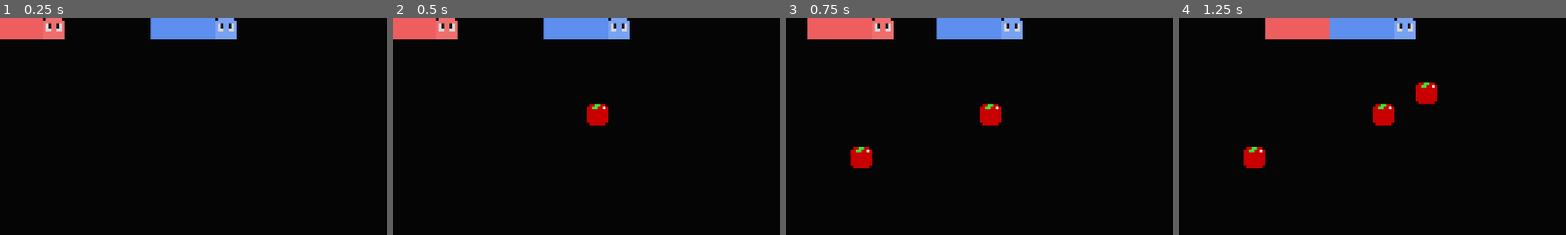
Above: before the commit, frames 1-4 (left to right).
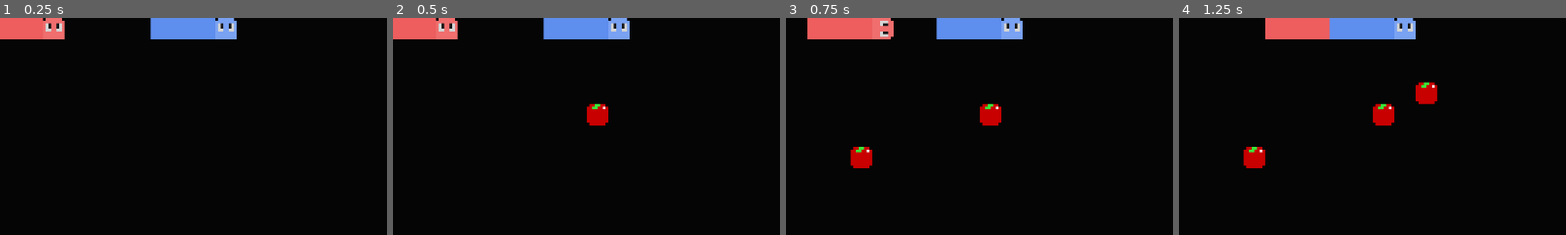
Above: after the commit, the same moments.

Repository: arrowira/MiniJam196Snake
Game: Godot game, scene res://scenes/main.tscn
Two runs of this game, one before a commit and one after it. Both use one fixed random seed, a clock stepped at 60 frames per second and the inputs below.
Inputs:
- Up to frame 1 (0.25 s): no input
- Up to frame 2 (0.5 s): no input
- Up to frame 3 (0.75 s): hold Right (p1right) from 0.53 s (still down); tap S (p2down) at 0.6 s
- Up to frame 4 (1.25 s): keep holding Right (p1right); tap A (p2left) at 0.8 s
The pictures show only the part of the screen within x 0-50%, y 0-50%; the shares and areas given below are measured in that part.

Frames 1-2 are identical in both runs. In frame 3, 0.2% of the frame differs, in the area x 22-28%, y 0-10%; in frame 4, nothing differs.

Commit message:
head turning code

Diff:
--- a/minijam-196-proj/project.godot
+++ b/minijam-196-proj/project.godot
@@ -57,6 +57,30 @@
 "events": [Object(InputEventKey,"resource_local_to_scene":false,"resource_name":"","device":-1,"window_id":0,"alt_press …(192 unchanged characters)…
 ]
 }
+genUp={
+"deadzone": 0.2,
+"events": [Object(InputEventKey,"resource_local_to_scene":false,"resource_name":"","device":-1,"window_id":0,"alt_pressed":false,"shift_pressed":false,"ctrl_pressed":false,"meta_pressed":false,"pressed":false,"keycode":0,"physical_keycode":4194320,"key_label":0,"unicode":0,"location":0,"echo":false,"script":null)
+, Object(InputEventKey,"resource_local_to_scene":false,"resource_name":"","device":-1,"window_id":0,"alt_pressed":false,"shift_pressed":false,"ctrl_pressed":false,"meta_pressed":false,"pressed":false,"keycode":0,"physical_keycode":87,"key_label":0,"unicode":119,"location":0,"echo":false,"script":null)
+]
+}
+genDown={
+"deadzone": 0.2,
+"events": [Object(InputEventKey,"resource_local_to_scene":false,"resource_name":"","device":-1,"window_id":0,"alt_pressed":false,"shift_pressed":false,"ctrl_pressed":false,"meta_pressed":false,"pressed":false,"keycode":0,"physical_keycode":4194322,"key_label":0,"unicode":0,"location":0,"echo":false,"script":null)
+, Object(InputEventKey,"resource_local_to_scene":false,"resource_name":"","device":-1,"window_id":0,"alt_pressed":false,"shift_pressed":false,"ctrl_pressed":false,"meta_pressed":false,"pressed":false,"keycode":0,"physical_keycode":83,"key_label":0,"unicode":115,"location":0,"echo":false,"script":null)
+]
+}
+genLeft={
+"deadzone": 0.2,
+"events": [Object(InputEventKey,"resource_local_to_scene":false,"resource_name":"","device":-1,"window_id":0,"alt_pressed":false,"shift_pressed":false,"ctrl_pressed":false,"meta_pressed":false,"pressed":false,"keycode":0,"physical_keycode":4194319,"key_label":0,"unicode":0,"location":0,"echo":false,"script":null)
+, Object(InputEventKey,"resource_local_to_scene":false,"resource_name":"","device":-1,"window_id":0,"alt_pressed":false,"shift_pressed":false,"ctrl_pressed":false,"meta_pressed":false,"pressed":false,"keycode":0,"physical_keycode":65,"key_label":0,"unicode":97,"location":0,"echo":false,"script":null)
+]
+}
+genRight={
+"deadzone": 0.2,
+"events": [Object(InputEventKey,"resource_local_to_scene":false,"resource_name":"","device":-1,"window_id":0,"alt_pressed":false,"shift_pressed":false,"ctrl_pressed":false,"meta_pressed":false,"pressed":false,"keycode":0,"physical_keycode":4194321,"key_label":0,"unicode":0,"location":0,"echo":false,"script":null)
+, Object(InputEventKey,"resource_local_to_scene":false,"resource_name":"","device":-1,"window_id":0,"alt_pressed":false,"shift_pressed":false,"ctrl_pressed":false,"meta_pressed":false,"pressed":false,"keycode":0,"physical_keycode":68,"key_label":0,"unicode":100,"location":0,"echo":false,"script":null)
+]
+}
 
 [rendering]
 
--- a/minijam-196-proj/scenes/main.tscn
+++ b/minijam-196-proj/scenes/main.tscn
@@ -18,5 +18,5 @@
 
 [node name="AudioStreamPlayer" type="AudioStreamPlayer" parent="."]
 stream = ExtResource("4_jyhfs")
-volume_db = -7.535
+volume_db = -19.939
 autoplay = true
--- a/minijam-196-proj/scripts/player1Movement.gd
+++ b/minijam-196-proj/scripts/player1Movement.gd
@@ -16,19 +16,29 @@
 	#inputs
 	if Input.is_action_just_pressed("p1down") and direction!=Vector2(0,-1):
 		direction = Vector2(0,1)
+
+		print($headTexture.rotation)
 		if running:
+			$headTexture.rotation=deg_to_rad(180)
 			turnStarted = true
 	if Input.is_action_just_pressed("p1up") and direction!=Vector2(0,1):
 		direction = Vector2(0,-1)
+
+
 		if running:
+			$headTexture.rotation=0
 			turnStarted = true
 	if Input.is_action_just_pressed("p1right") and direction!=Vector2(-1,0):
 		direction = Vector2(1,0)
+
 		if running:
+			$headTexture.rotation=deg_to_rad(90)
 			turnStarted = true
 	if Input.is_action_just_pressed("p1left") and direction!=Vector2(1,0):
+
 		direction = Vector2(-1,0)
 		if running:
+			$headTexture.rotation=deg_to_rad(270)
 			turnStarted = true
 
 
--- a/minijam-196-proj/scripts/player2Movement.gd
+++ b/minijam-196-proj/scripts/player2Movement.gd
@@ -16,19 +16,27 @@
 	#inputs
 	if Input.is_action_just_pressed("p2down") and direction!=Vector2(0,-1):
 		direction = Vector2(0,1)
+
 		if running:
+			$headTexture.rotation=deg_to_rad(180)
 			turnStarted = true
 	if Input.is_action_just_pressed("p2up") and direction!=Vector2(0,1):
+
 		direction = Vector2(0,-1)
 		if running:
+			$headTexture.rotation=deg_to_rad(0)
 			turnStarted = true
 	if Input.is_action_just_pressed("p2right") and direction!=Vector2(-1,0):
+
 		direction = Vector2(1,0)
 		if running:
+			$headTexture.rotation=deg_to_rad(90)
 			turnStarted = true
 	if Input.is_action_just_pressed("p2left") and direction!=Vector2(1,0):
+
 		direction = Vector2(-1,0)
 		if running:
+			$headTexture.rotation=deg_to_rad(270)
 			turnStarted = true
 
 
